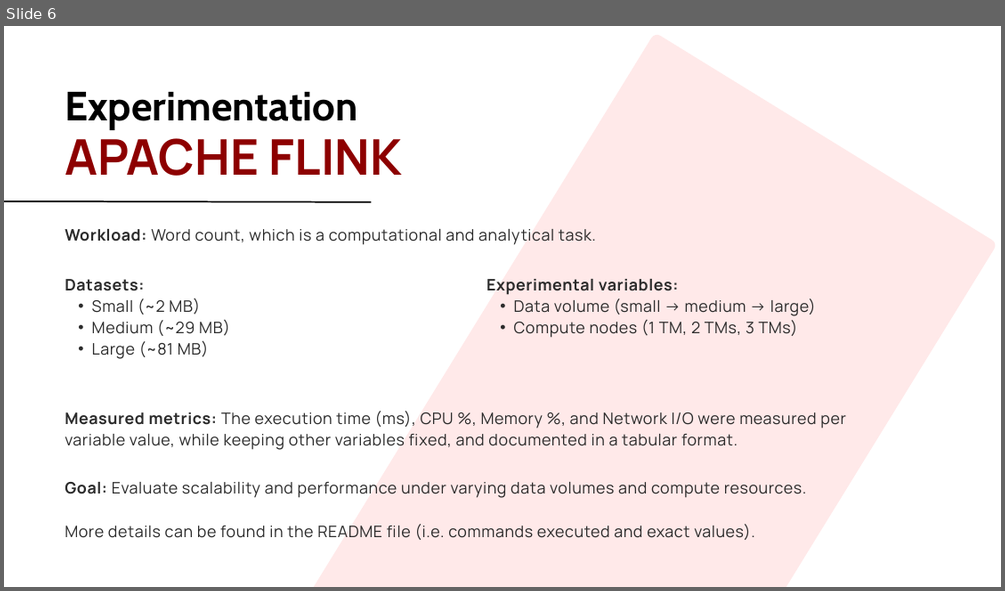
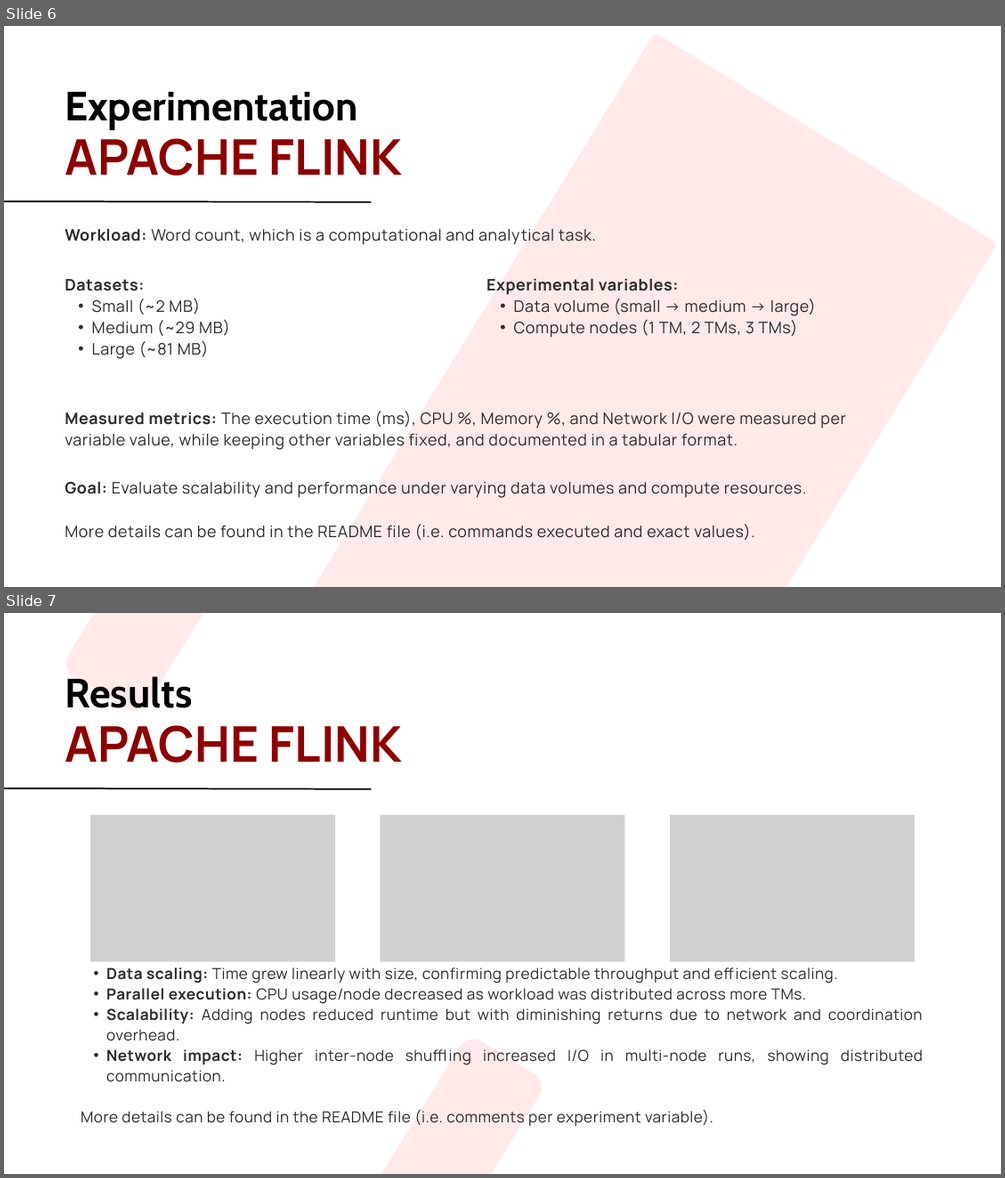
Before and after one commit to Escyth/ics474-assignment1, a slide deck: ICS474 - Assignment 1.pptx. Shown one above the other, each under a label of ours: slide 6 before the commit, slides 6 and 7 after it. The pictures are 1005x591 and 1005x1178 pixels, drawn with LibreOffice and Linux fonts; fonts in the diff are those of the drawing; grey boxes stand for pictures. Boxes give left, top, right and bottom in pixels: in the first picture for what was removed or moved away, otherwise in the second. Text is boxed around its words. In the diff, an @@ line names an element or a change of style, - is before the commit and + after.

```diff
--- a/ICS474 - Assignment 1.pptx
+++ b/ICS474 - Assignment 1.pptx
@@ slide 7 added at bbox=[4, 613, 1001, 1174], background #FFFFFF @@
@@ freeform shape added at bbox=[60, 613, 284, 717], fill #FFE9E9 @@
@@ text added at bbox=[65, 676, 192, 708], 59 pt, text #000000, bold @@
+Results
@@ text added at bbox=[65, 725, 402, 763], 71 pt, text #8D0000, bold @@
+APACHE FLINK
@@ line added from (4, 788) to (371, 789), #000000 2.25 pt @@
@@ picture added at bbox=[90, 815, 335, 962] @@
@@ picture added at bbox=[380, 815, 624, 962] @@
@@ picture added at bbox=[670, 815, 914, 962] @@
@@ text added at bbox=[81, 967, 922, 1126], 22 pt, text #2B2B2B @@
+  • Data scaling: Time grew linearly with size, confirming predictable throughput and efficient scaling.
+  • Parallel execution: CPU usage/node decreased as workload was distributed across more TMs.
+  • Scalability: Adding nodes reduced runtime but with diminishing returns due to network and coordination overhead.
+  • Network impact: Higher inter-node shuffling increased I/O in multi-node runs, showing distributed communication.
+More details can be found in the README file (i.e. comments per experiment variable).
@@ freeform shape added at bbox=[324, 1033, 547, 1174], fill #FFE9E9 @@
```
Also in this commit, not shown: 1 other slide added, 1 slide removed.
